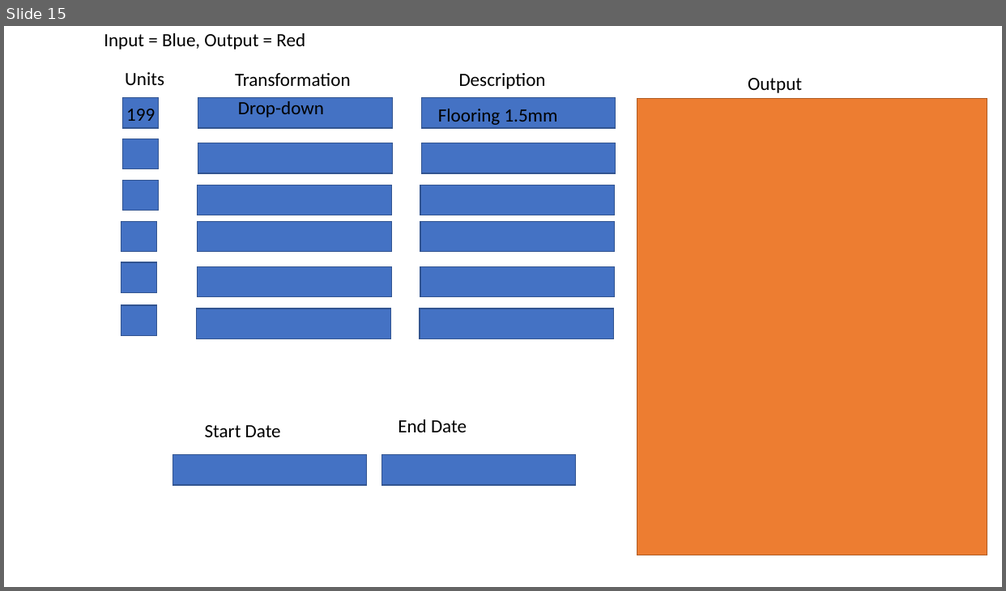
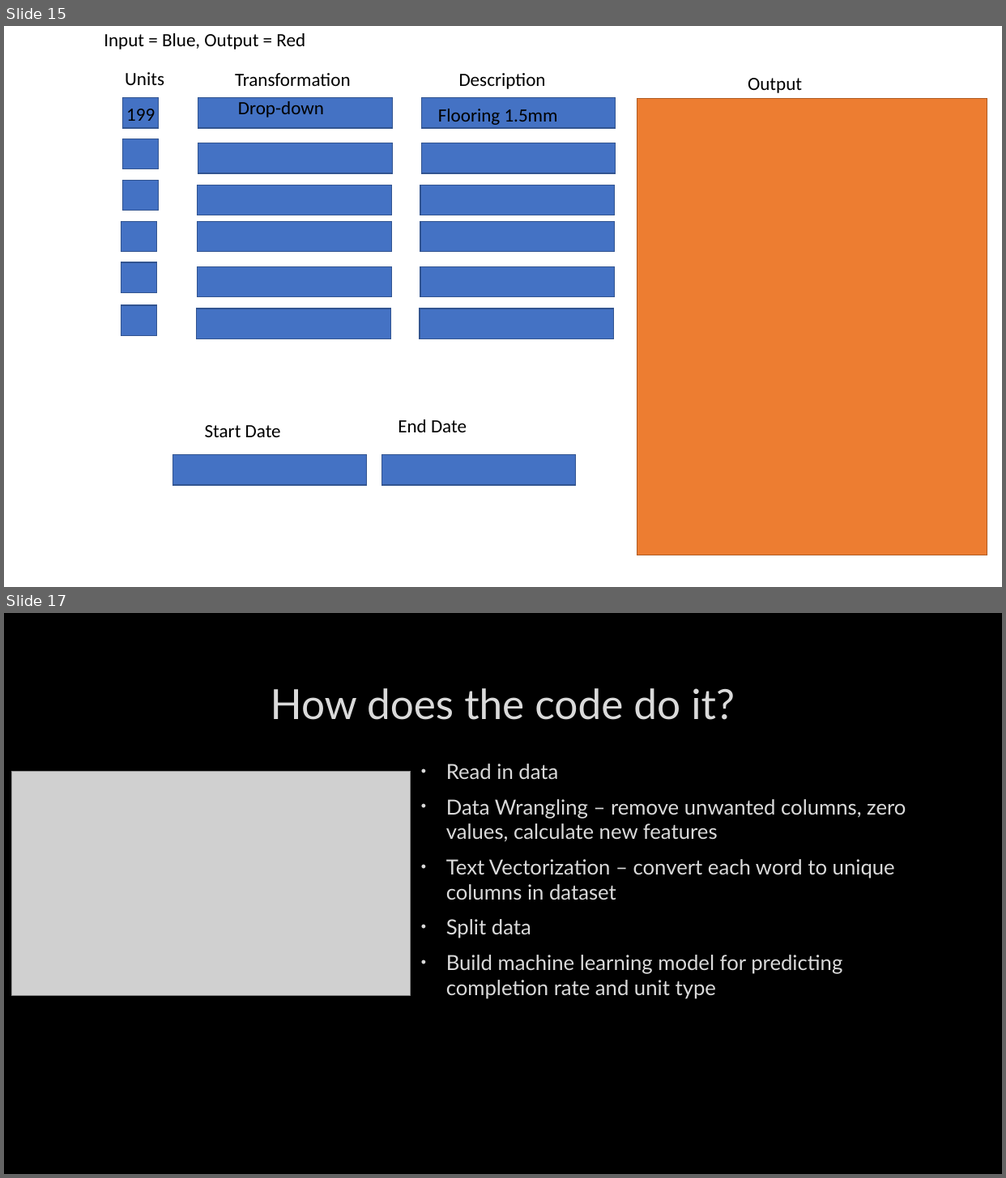
Before and after one commit to danylokolos/Construction-Management, a slide deck: DanyloThoughts.pptx. Shown one above the other, each under a label of ours: slide 15 before the commit, slides 15 and 17 after it; the slides between them are not shown. The pictures are 1006x591 and 1006x1178 pixels, drawn with LibreOffice and Linux fonts; fonts in the diff are those of the drawing; grey boxes stand for pictures; background and template pictures are left out. Boxes give left, top, right and bottom in pixels: in the first picture for what was removed or moved away, otherwise in the second. Text is boxed around its words. In the diff, an @@ line names an element or a change of style, - is before the commit and + after.

```diff
--- a/DanyloThoughts.pptx
+++ b/DanyloThoughts.pptx
@@ slide 17 added at [4, 613, 1002, 1174], background picture (left out) @@
@@ title added at [270, 688, 735, 720], 40 pt, text #DADADA @@
+How does the code do it?
@@ picture added at [11, 771, 411, 995] @@
@@ text added at [446, 764, 906, 999], 20 pt, text #DADADA @@
+• Read in data
+• Data Wrangling – remove unwanted columns, zero values, calculate new features
+• Text Vectorization – convert each word to unique columns in dataset
+• Split data
+• Build machine learning model for predicting completion rate and unit type
```
Also in this commit, not shown: 1 other slide added, 1 other file.
